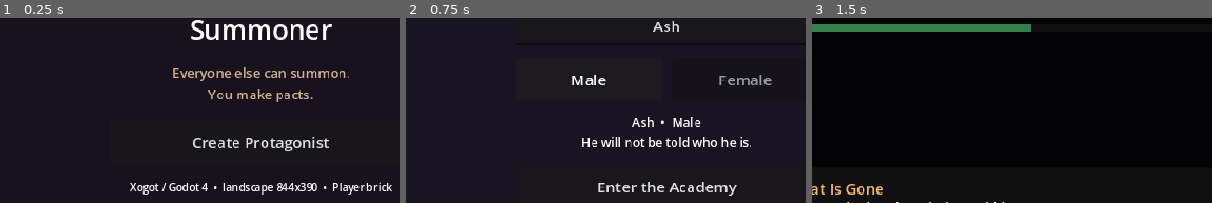
Above: before the commit, frames 1-3 (left to right).
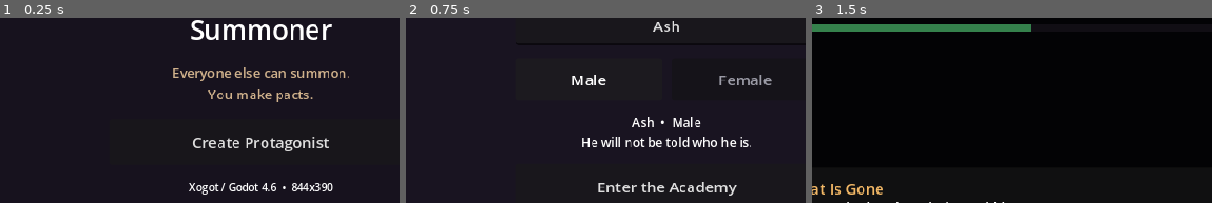
Above: after the commit, the same moments.

Repository: sk7hg824nn-ux/bloodbound-summoner
Game: Godot game, scene res://scenes/boot/Boot.tscn
Two runs of this game, one before a commit and one after it. Both use one fixed random seed, a clock stepped at 60 frames per second and the inputs below.
Inputs:
- Up to frame 1 (0.25 s): no input
- Up to frame 2 (0.75 s): click "Create Protagonist" at 0.5 s
- Up to frame 3 (1.5 s): click "Enter the Academy" at 1.25 s
The pictures show only the part of the screen within x 17-67%, y 16-66%; the shares and areas given below are measured in that part.

The runs differ from the first frame. In frame 1, 1.8% of the frame differs, in the area x 32-98%, y 88-96%; in frame 2, nothing differs; in frame 3, nothing differs.

Commit message:
SaveSystem JSON + painted hall plate. Boot Continue. Autoload wired.

Diff:
--- a/project.godot
+++ b/project.godot
@@ -5,7 +5,7 @@
 [application]
 config/name="Bloodbound Summoner"
 config/description="Illustrated 2.5D. Landscape mobile. Player brick."
-config/version="0.3.0"
+config/version="0.4.0"
 run/main_scene="res://scenes/boot/Boot.tscn"
 config/features=PackedStringArray("4.6", "Mobile")
 config/icon="res://icon.svg"
@@ -19,6 +19,7 @@
 StoryDB="*res://scripts/autoload/story_db.gd"
 Campaign="*res://scripts/autoload/campaign.gd"
 Bricks="*res://scripts/autoload/bricks.gd"
+SaveSystem="*res://scripts/autoload/save_system.gd"
 
 [display]
 window/size/viewport_width=844
--- /dev/null
+++ b/scripts/autoload/save_system.gd
@@ -0,0 +1,70 @@
+extends Node
+## user://bloodbound_save.json  schema v1
+const PATH := "user://bloodbound_save.json"
+const VERSION := 1
+
+func _ready() -> void:
+	EventBus.pact_formed.connect(func(_id): write())
+	EventBus.combat_ended.connect(func(_w): write())
+
+func has_save() -> bool:
+	return FileAccess.file_exists(PATH)
+
+func write() -> void:
+	var blob := {
+		"v": VERSION,
+		"player_name": GameState.player_name,
+		"player_sex": int(GameState.player_sex),
+		"era": GameState.era,
+		"location": GameState.location,
+		"hp": GameState.hp,
+		"max_hp": GameState.max_hp,
+		"flags": GameState.flags.duplicate(true),
+		"inventory": GameState.inventory.duplicate(),
+		"pacted": PactSystem.pacted.duplicate(true),
+		"bonds": PactSystem.bonds.duplicate(true),
+		"tails": PactSystem.tails.duplicate(true),
+		"chapter_id": Campaign.chapter_id,
+		"objective": Campaign.objective,
+	}
+	var f := FileAccess.open(PATH, FileAccess.WRITE)
+	if f == null:
+		return
+	f.store_string(JSON.stringify(blob))
+
+func load_save() -> bool:
+	if not has_save():
+		return false
+	var f := FileAccess.open(PATH, FileAccess.READ)
+	if f == null:
+		return false
+	var parsed: Variant = JSON.parse_string(f.get_as_text())
+	if typeof(parsed) != TYPE_DICTIONARY:
+		return false
+	var blob: Dictionary = parsed
+	GameState.player_name = str(blob.get("player_name", "Ash"))
+	GameState.player_sex = blob.get("player_sex", 0) as GameState.Sex
+	GameState.era = str(blob.get("era", "academy"))
+	GameState.location = str(blob.get("location", "hall"))
+	GameState.hp = int(blob.get("hp", GameState.hp))
+	GameState.max_hp = int(blob.get("max_hp", GameState.max_hp))
+	GameState.flags = blob.get("flags", {}) as Dictionary
+	var inv: Variant = blob.get("inventory", [])
+	GameState.inventory.clear()
+	for item in inv:
+		GameState.inventory.append(str(item))
+	PactSystem.pacted = blob.get("pacted", PactSystem.pacted) as Dictionary
+	PactSystem.bonds = blob.get("bonds", PactSystem.bonds) as Dictionary
+	PactSystem.tails = blob.get("tails", PactSystem.tails) as Dictionary
+	Campaign.chapter_id = str(blob.get("chapter_id", Campaign.chapter_id))
+	Campaign.objective = str(blob.get("objective", Campaign.objective))
+	return true
+
+func clear() -> void:
+	if has_save():
+		DirAccess.remove_absolute(PATH)
+
+func continue_scene() -> String:
+	if GameState.has_flag("prologue_done") or GameState.era == "academy":
+		return "res://scenes/world/Academy.tscn"
+	return "res://scenes/world/Prologue.tscn"
--- a/scripts/boot/boot.gd
+++ b/scripts/boot/boot.gd
@@ -2,7 +2,20 @@
 
 func _ready() -> void:
 	$Center/Start.pressed.connect(_start)
-	$Center/ContinueHint.text = "Xogot / Godot 4  •  landscape 844x390  •  Player brick"
+	if SaveSystem.has_save():
+		var cont := Button.new()
+		cont.text = "Continue"
+		cont.custom_minimum_size = Vector2(0, 48)
+		$Center.add_child(cont)
+		$Center.move_child(cont, 3)
+		cont.pressed.connect(_continue)
+		$Center/ContinueHint.text = "A pact remembers."
+	else:
+		$Center/ContinueHint.text = "Xogot / Godot 4.6  •  844x390"
 
 func _start() -> void:
 	get_tree().change_scene_to_file("res://scenes/boot/CharacterCreate.tscn")
+
+func _continue() -> void:
+	if SaveSystem.load_save():
+		get_tree().change_scene_to_file(SaveSystem.continue_scene())
--- /dev/null
+++ b/scripts/world/hall_art.gd
@@ -0,0 +1,47 @@
+extends RefCounted
+class_name HallArt
+## Runtime painted plate. Optional res://art/hall.png overrides.
+static var _cache: Texture2D
+
+static func tex() -> Texture2D:
+	if _cache:
+		return _cache
+	if ResourceLoader.exists("res://art/hall.png"):
+		_cache = load("res://art/hall.png") as Texture2D
+		if _cache:
+			return _cache
+	var img := Image.create(960, 540, false, Image.FORMAT_RGBA8)
+	img.fill(Color(0.07, 0.06, 0.08))
+	_fill(img, Rect2i(0, 0, 960, 210), Color(0.09, 0.08, 0.11))
+	_fill(img, Rect2i(0, 210, 960, 330), Color(0.13, 0.11, 0.13))
+	_fill(img, Rect2i(380, 40, 200, 120), Color(0.10, 0.08, 0.10))
+	_fill(img, Rect2i(430, 70, 100, 80), Color(0.16, 0.10, 0.10))
+	for i in 6:
+		_fill(img, Rect2i(20, 190 + i * 22, 150, 18), Color(0.22 - i * 0.015, 0.14, 0.14))
+		_fill(img, Rect2i(790, 190 + i * 22, 150, 18), Color(0.22 - i * 0.015, 0.14, 0.14))
+	_fill(img, Rect2i(80, 80, 36, 280), Color(0.18, 0.15, 0.16))
+	_fill(img, Rect2i(844, 80, 36, 280), Color(0.18, 0.15, 0.16))
+	var rng := RandomNumberGenerator.new()
+	rng.seed = 77
+	for _n in 180:
+		var x := rng.randi_range(0, 959)
+		var y := rng.randi_range(220, 530)
+		img.set_pixel(x, y, Color(0.18, 0.14, 0.14, 0.5))
+	_ring(img, Vector2i(480, 390), 78, Color(0.62, 0.12, 0.14))
+	_ring(img, Vector2i(480, 390), 48, Color(0.50, 0.10, 0.12))
+	_cache = ImageTexture.create_from_image(img)
+	return _cache
+
+static func _fill(img: Image, r: Rect2i, color: Color) -> void:
+	for y in range(r.position.y, r.end.y):
+		for x in range(r.position.x, r.end.x):
+			if x >= 0 and y >= 0 and x < img.get_width() and y < img.get_height():
+				img.set_pixel(x, y, color)
+
+static func _ring(img: Image, c: Vector2i, radius: int, color: Color) -> void:
+	for a in 72:
+		var ang := TAU * float(a) / 72.0
+		for w in 3:
+			var p := c + Vector2i(int(cos(ang) * (radius + w)), int(sin(ang) * (radius + w) * 0.55))
+			if p.x >= 0 and p.y >= 0 and p.x < img.get_width() and p.y < img.get_height():
+				img.set_pixel(p.x, p.y, color)
